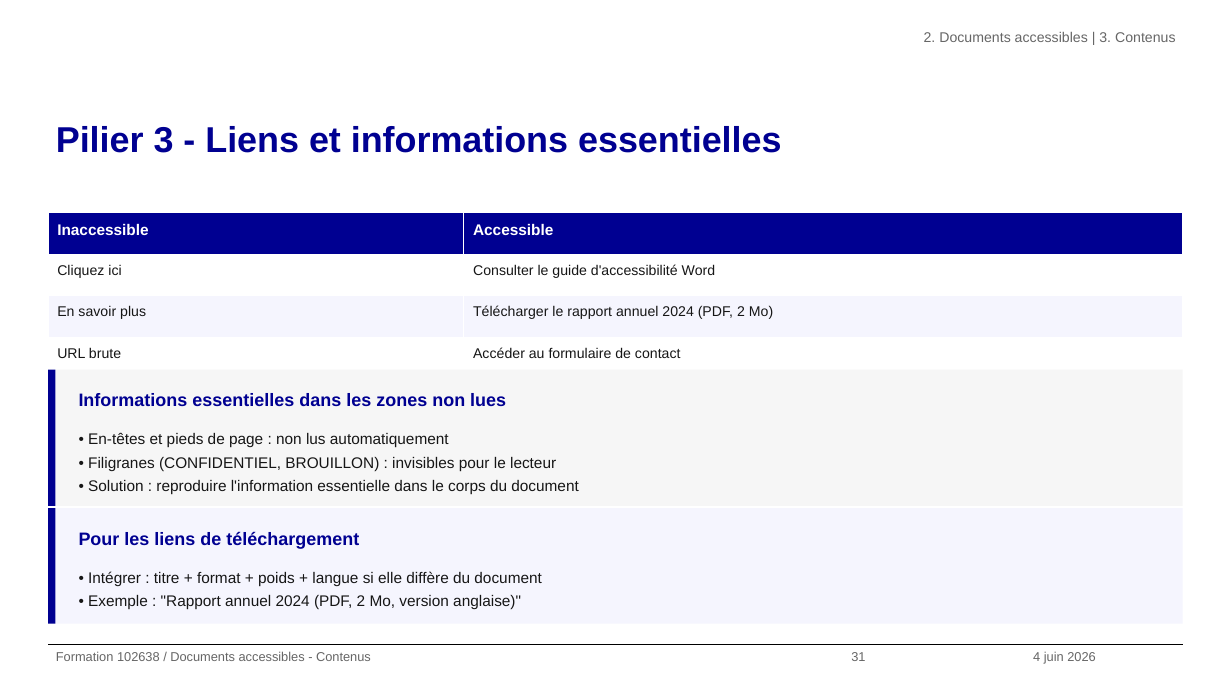
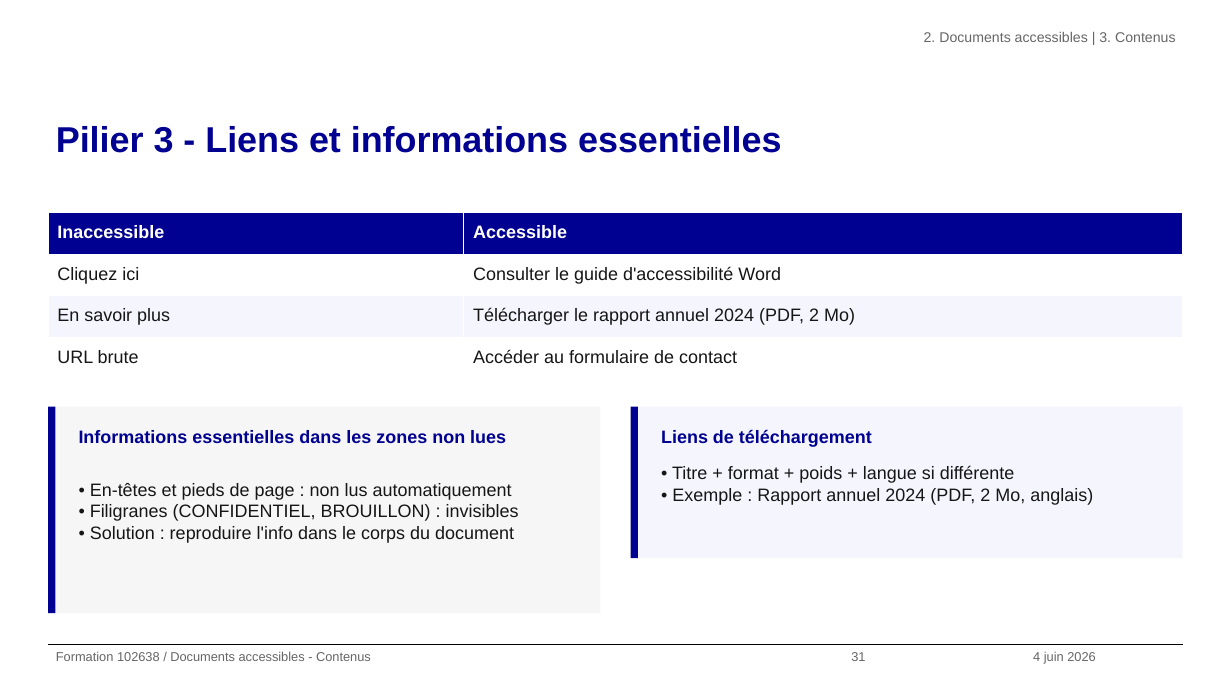
Before and after one commit to alexandra-guiderdoni/usine-fabrication-igpde-102846-ay11, a slide deck: slide 31 of formation-102638-juin-2026.pptx. Drawn at 1232x693 pixels with LibreOffice and Linux fonts; fonts in the diff are those of the drawing; background and template pictures are left out. Boxes give left, top, right and bottom in pixels: in the first picture for what was removed or moved away, otherwise in the second. Text is boxed around its words. In the diff, an @@ line names an element or a change of style, - is before the commit and + after.

```diff
--- a/formation-102638-juin-2026.pptx
+++ b/formation-102638-juin-2026.pptx
@@ table at <box>48,213,1183,379</box> @@
@@ size 12 to 14 pt in "Inaccessible", "Accessible" @@
@@ size 11 to 14 pt in "Cliquez ici", "Consulter le guide d'accessibilité Word", "En savoir plus", "Télécharger le rapport annuel 2024 (PDF, 2 ..." and 2 more places @@
@@ rectangle: place and size @@
-rectangle at <box>48,370,55,506</box>
+rectangle at <box>48,407,55,613</box>
@@ rectangle: place and size @@
-rectangle at <box>55,370,1183,506</box>
+rectangle at <box>55,407,600,613</box>
@@ text "Informations essentielles dans les zones ...": place and size @@
-text "Informations essentielles dans les zones ..." at <box>79,393,506,406</box>
+text "Informations essentielles dans les zones ..." at <box>79,430,506,443</box>
@@ rectangle: place and size @@
-rectangle at <box>48,508,55,624</box>
+rectangle at <box>630,407,638,558</box>
@@ rectangle: place and size @@
-rectangle at <box>55,508,1183,624</box>
+rectangle at <box>638,407,1182,558</box>
@@ text at <box>661,429,872,447</box>: text changed @@
-Pour les liens de téléchargement
+Liens de téléchargement
@@ text "• En-têtes et pieds de ...": place and size @@
-text "• En-têtes et pieds de ..." at <box>88,432,578,494</box>
+text "• En-têtes et pieds de ..." at <box>90,483,519,543</box>
@@ text at <box>672,466,1093,505</box>: text changed; size 12 to 14 pt @@
-• Intégrer : titre + format + poids + langue si elle diffère du document
-• Exemple : "Rapport annuel 2024 (PDF, 2 Mo, version anglaise)"
+• Titre + format + poids + langue si différente
+• Exemple : Rapport annuel 2024 (PDF, 2 Mo, anglais)
@@ text at <box>90,504,519,543</box>: text changed; size 12 to 14 pt @@
-• Filigranes (CONFIDENTIEL, BROUILLON) : invisibles pour le lecteur
-• Solution : reproduire l'information essentielle dans le corps du document
+• Filigranes (CONFIDENTIEL, BROUILLON) : invisibles
+• Solution : reproduire l'info dans le corps du document
@@ text at <box>90,483,512,500</box>: size 12 to 14 pt in "• En-têtes et pieds de page : ..."; line spacing 1.25 to 1 @@
```
Also in this commit, not shown: 80 other slides changed, 42 other files.
